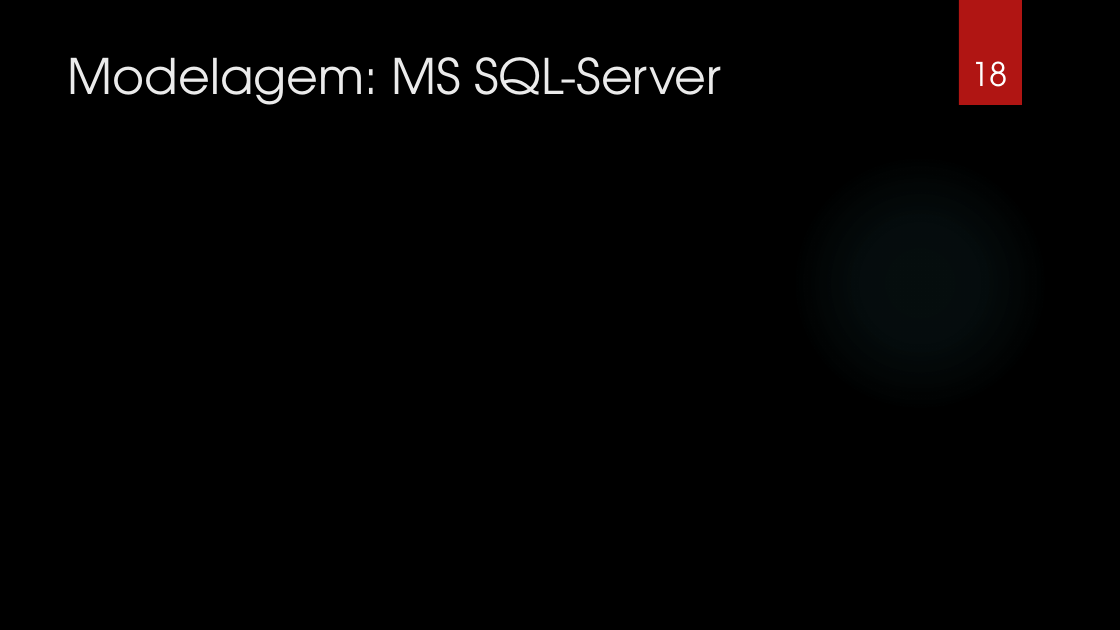
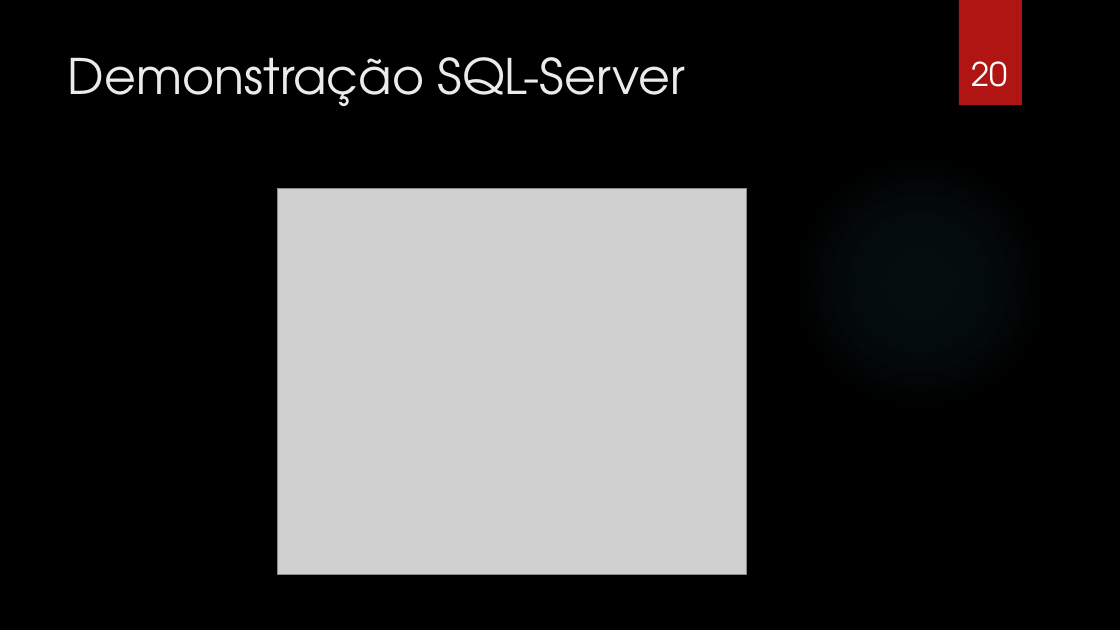
Before and after one commit to gorobaum/t2bd, a slide deck: slide 20 of apresentacao.pptx (slide 18 before the commit). Drawn at 1120x630 pixels with LibreOffice and Linux fonts; fonts in the diff are those of the drawing; grey boxes stand for pictures; background and template pictures are left out. Boxes give left, top, right and bottom in pixels: in the first picture for what was removed or moved away, otherwise in the second. Text is boxed around its words. In the diff, an @@ line names an element or a change of style, - is before the commit and + after.

```diff
--- a/apresentacao.pptx
+++ b/apresentacao.pptx
@@ title at (68, 57, 685, 106): text changed @@
-Modelagem: MS SQL-Server
+Demonstração SQL-Server
@@ page number at (971, 61, 1007, 87): text changed @@
-18
+20
@@ picture added at (278, 188, 747, 574) @@
```
Also in this commit, not shown: 8 other slides changed, 3 slides added, 2 slides removed.
